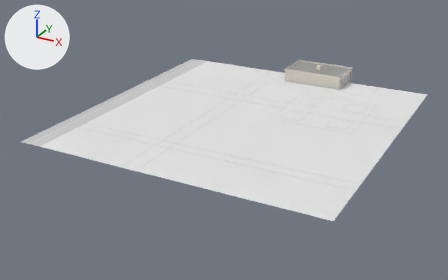
The glTF model dushanbe_city/assets/city/chunks/chunk_1_2.glb: old version first, new version second.
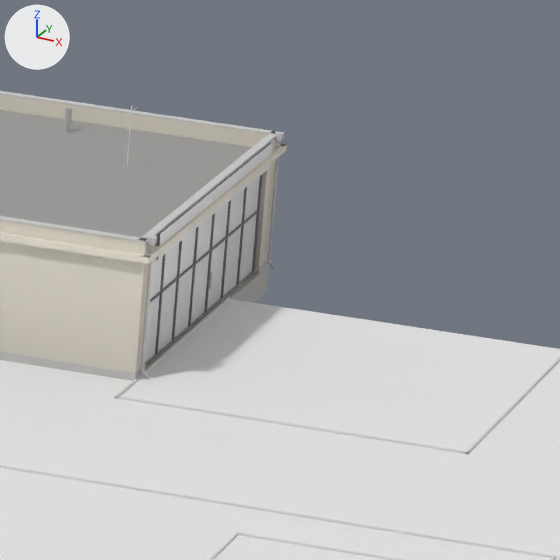
Each version appears first whole from a 50 mm lens placed at (-62.0, -122.1, 77.4), pointed at (-153.8, 44.9, -6.1), and next in a close-up on the part from 73% to 84% of the width and 20% to 38% of the height. The lights are fixed; the arrows at upper left show +X, +Y and +Z. The older version's two pictures come first. Objects named as collision shapes, trigger or cutter boxes, shadow casters or lower levels of detail are left out. Vertices at exactly the same position are counted once.

The first close-up shows 'base', 'detail'.
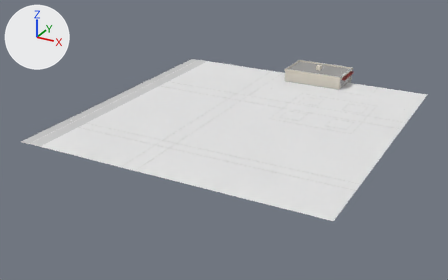
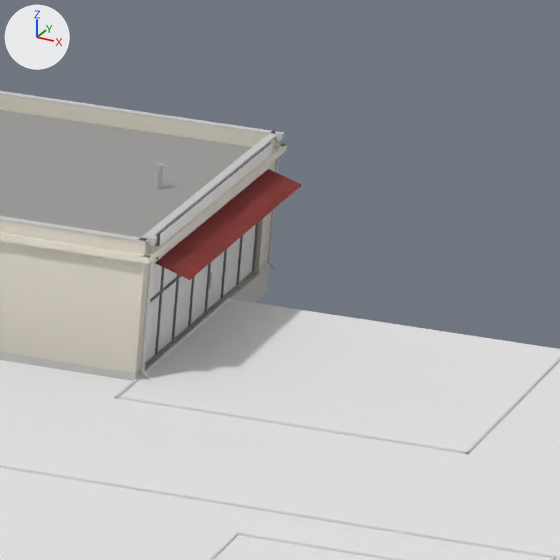
What changed in the scene script:
```text
Add mat_fabric:
    mat_fabric = bpy.data.materials.new('fabric')
    # nodes: BsdfPrincipled, Mix, OutputMaterial, VertexColor
    # colours: white #e7e7e7, mixed with the vertex colours
Change me_base:
    used by ob_base; location = (-150.0, 50.0, 0.0)
    remove me_base.from_pydata(...)  # 962 vertices, 1170 faces; spans x -50.0..50.0, y -50.0..54.5, z 0.7..7.6
    add me_base.from_pydata(...)  # 966 vertices, 1174 faces; spans x -50.0..50.0, y -50.0..54.5, z 0.7..7.6
    me_base part 1
    15 faces are deleted
    4 vertices are added at (21.3, 53.2, 5.2), (21.3, 41.2, 5.2), (20.0, 41.2, 5.6), (20.0, 53.2, 5.6)
    4 new faces join them, mat_fabric
    7 new faces join them, mat_plinth
    8 new faces join them, mat_wall_travertine
    add me_base.materials.append(mat_fabric)
```

What differs and where, as boxes [x1, y1, x2, y2] in the close-ups (560 x 560 px; the box of a moved part takes in the faces that stretch with it):
part 1 of me_base, moved or reshaped
    before: [0, 164, 275, 374]
    after: [0, 164, 302, 374]
